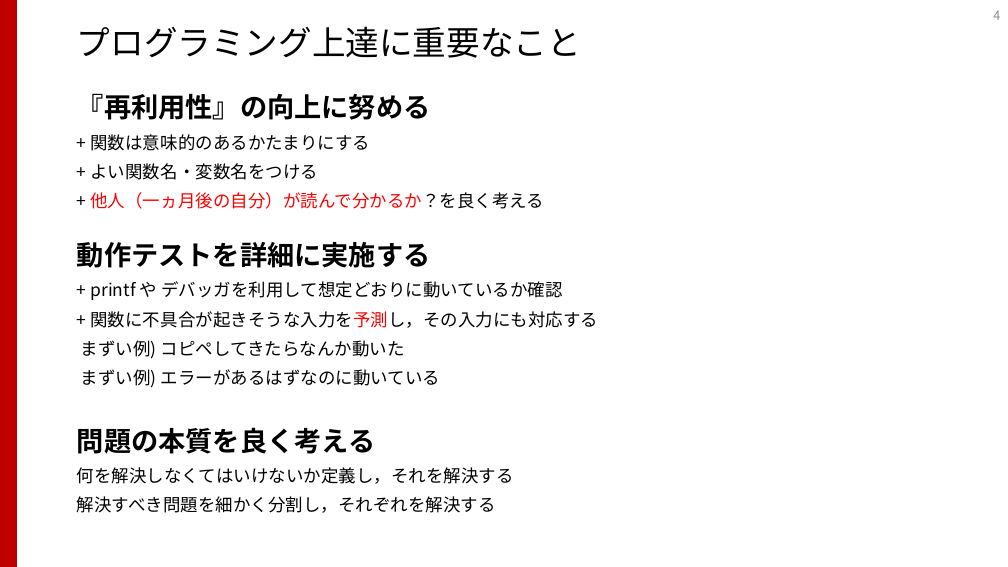
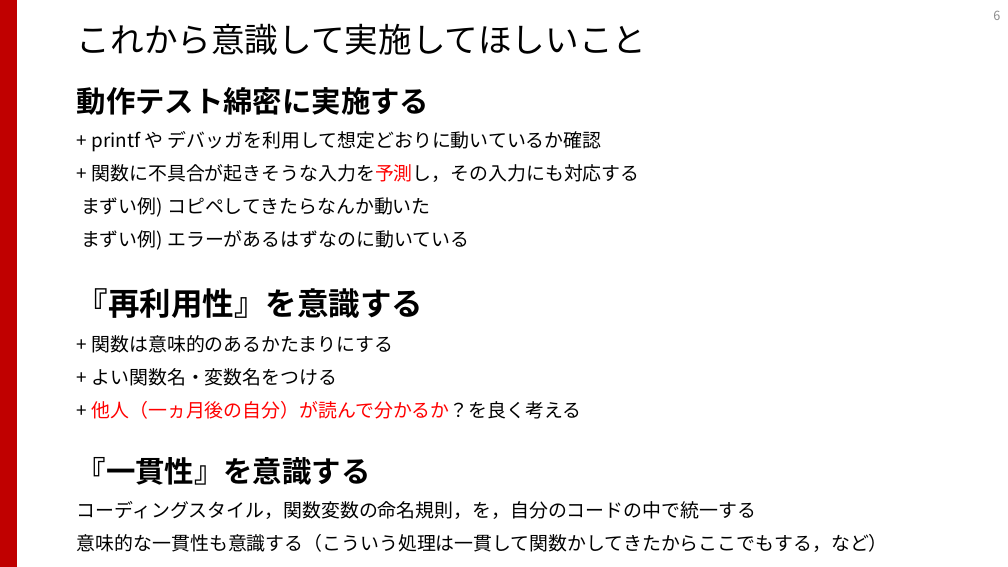
Before and after one commit to shibasab/IGLabProgramBootup, a slide deck: slide 6 of プログラミングスタートアップ.pptx (slide 4 before the commit). Drawn at 1008x567 pixels with LibreOffice and Linux fonts; fonts in the diff are those of the drawing. Boxes give left, top, right and bottom in pixels: in the first picture for what was removed or moved away, otherwise in the second. Text is boxed around its words. In the diff, an @@ line names an element or a change of style, - is before the commit and + after.

Commit message:
up
up

```diff
--- a/プログラミングスタートアップ.pptx
+++ b/プログラミングスタートアップ.pptx
@@ title at box(77, 23, 646, 55): text changed @@
-プログラミング上達に重要なこと
+これから意識して実施してほしいこと
@@ page number at box(993, 11, 1000, 20): text changed @@
-4
+6
@@ text at box(77, 87, 429, 115): text changed; size 16.6 to 28 pt; bold on @@
-『再利用性』の向上に努める
-+ 関数は意味的のあるかたまりにする
-+ よい関数名・変数名をつける
-+ 他人（一ヵ月後の自分）が読んで分かるか？を良く考える
-動作テストを詳細に実施する
+動作テスト綿密に実施する
@@ text at box(81, 131, 640, 250): size 16.6 to 18 pt in "+ printf や デバッガを利用して想定どおりに動いているか確認", "+ 関数に不具合が起きそうな入力を予測し，その入力にも対応する", "まずい例) コピペしてきたらなんか動いた", "まずい例) エラーがあるはずなのに動いている"; line spacing 0.8 to 0.9 @@
@@ text at box(77, 288, 888, 552): text changed; size 16.6 to 18 pt @@
-問題の本質を良く考える
-何を解決しなくてはいけないか定義し，それを解決する
-解決すべき問題を細かく分割し，それぞれを解決する
+『再利用性』を意識する
++ 関数は意味的のあるかたまりにする
++ よい関数名・変数名をつける
++ 他人（一ヵ月後の自分）が読んで分かるか？を良く考える
+『一貫性』を意識する
+コーディングスタイル，関数変数の命名規則，を，自分のコードの中で統一する
+意味的な一貫性も意識する（こういう処理は一貫して関数かしてきたからここでもする，など）
```
Also in this commit, not shown: 3 other slides changed, 4 slides added.
